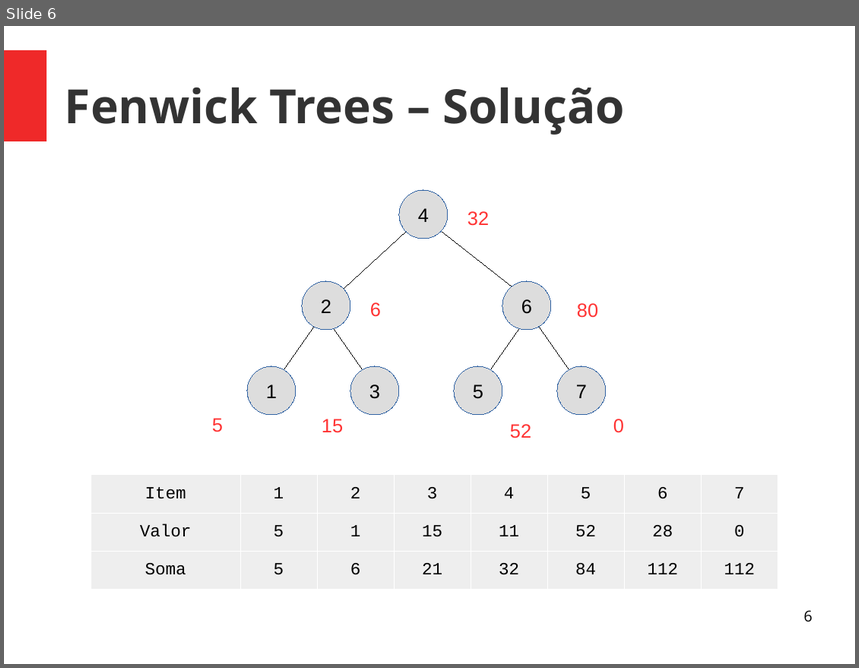
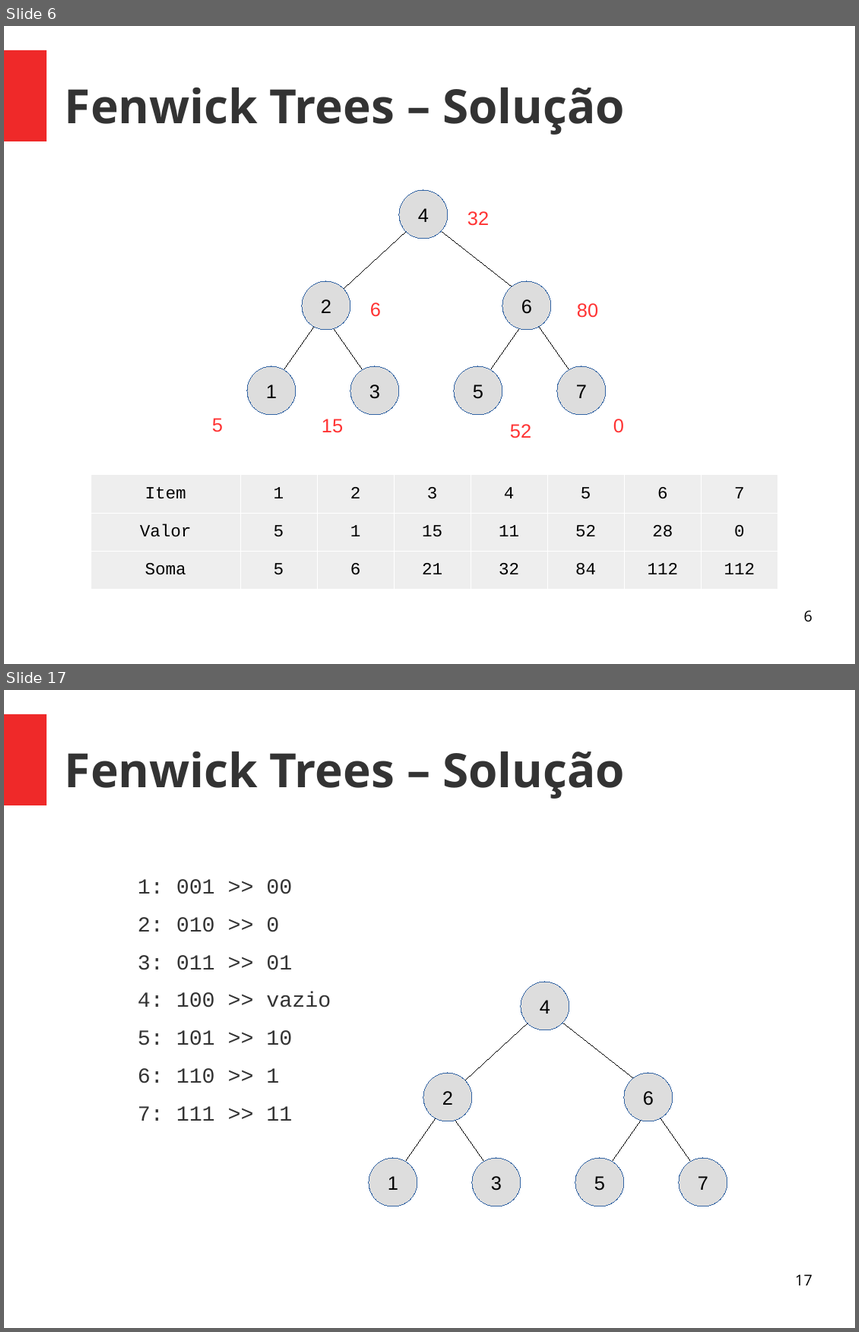
Before and after one commit to almirbraggio/aed, a slide deck: 03/Fenwick-Tree/fenwick-tree.odp. Shown one above the other, each under a label of ours: slide 6 before the commit, slides 6 and 17 after it; the slides between them are not shown. The pictures are 859x668 and 859x1332 pixels, drawn with LibreOffice and Linux fonts; fonts in the diff are those of the drawing. Boxes give left, top, right and bottom in pixels: in the first picture for what was removed or moved away, otherwise in the second. Text is boxed around its words. In the diff, an @@ line names an element or a change of style, - is before the commit and + after.

Commit message:
Fenwick presentation edit

```diff
--- a/03/Fenwick-Tree/fenwick-tree.odp
+++ b/03/Fenwick-Tree/fenwick-tree.odp
@@ slide 17 added at [4, 690, 855, 1328], background #FFFFFF; not listed: 1 template element that a slide beside it also shows @@
@@ title added at [65, 752, 625, 799], 44 pt, text #333333, bold @@
+Fenwick Trees – Solução
@@ text added at [138, 879, 331, 1121], 20 pt, text #333333 @@
+  1: 001 >> 00
+  2: 010 >> 0
+  3: 011 >> 01
+  4: 100 >> vazio
+  5: 101 >> 10
+  6: 110 >> 1
+  7: 111 >> 11
@@ ellipse added at [521, 982, 569, 1030], fill #DDDDDD, outline #3465A4 0 pt, 18 pt, text #000000 @@
+4
@@ line added from (533, 1018) to (461, 1085), #000000 0 pt @@
@@ line added from (558, 1018) to (643, 1085), #000000 0 pt @@
@@ ellipse added at [424, 1073, 472, 1122], fill #DDDDDD, outline #3465A4 0 pt, 18 pt, text #000000 @@
+2
@@ ellipse added at [624, 1073, 673, 1122], fill #DDDDDD, outline #3465A4 0 pt, 18 pt, text #000000 @@
+6
@@ line added from (442, 1110) to (399, 1170), #000000 0 pt @@
@@ line added from (448, 1110) to (490, 1170), #000000 0 pt @@
@@ line added from (649, 1110) to (607, 1170), #000000 0 pt @@
@@ line added from (655, 1110) to (698, 1170), #000000 0 pt @@
@@ ellipse added at [369, 1158, 417, 1207], fill #DDDDDD, outline #3465A4 0 pt, 18 pt, text #000000 @@
+1
@@ ellipse added at [472, 1158, 521, 1207], fill #DDDDDD, outline #3465A4 0 pt, 18 pt, text #000000 @@
+3
@@ ellipse added at [576, 1158, 624, 1207], fill #DDDDDD, outline #3465A4 0 pt, 18 pt, text #000000 @@
+5
@@ ellipse added at [679, 1158, 728, 1207], fill #DDDDDD, outline #3465A4 0 pt, 18 pt, text #000000 @@
+7
@@ page number added at [795, 1275, 813, 1286], 14 pt, text #000000 @@
+17
```
Also in this commit, not shown: 13 other slides added, 1 other file.
